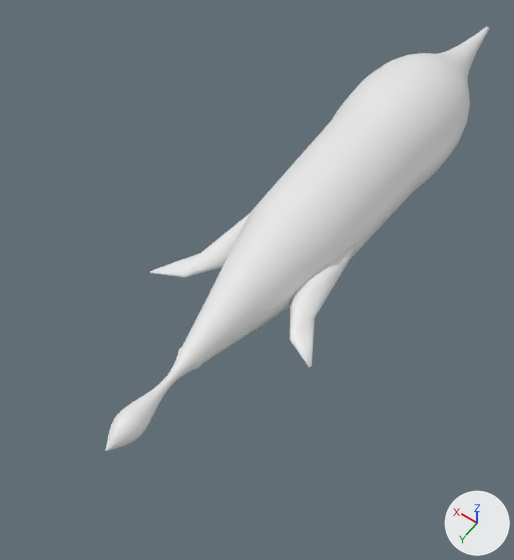
A saved change to the glTF model frontend/public/fish511.glb.
Camera for both pictures: a camera (50 mm lens) standing at (-5.06, 5.04, 11.26) and looking at (0.5, -2.74, -0.98). The axes (+X, +Y, +Z) are drawn at lower right. The lights are the same throughout. The picture after the commit comes second. Vertices at exactly the same position are counted once.

In view in the first picture: 'Fish'.
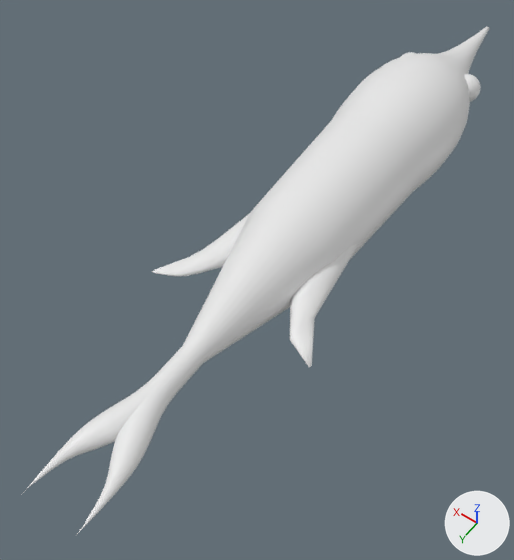
What differs and where, as boxes (x1, y1, x2, y2) in the pictures (514 x 560 px):
'Fish', reshaped (22% wider, 20% taller)
    before: (105, 27, 489, 451)
    after: (21, 27, 489, 534)
part 1 of me_headmesh5_070, added
    after: (464, 74, 481, 102)
part 2 of me_headmesh5_070, built on
    before: (105, 253, 223, 451)
    after: (21, 213, 250, 534)

What the commit changed:
Material 'Material.679' (mat_material_679) is new.
Its base color is (0.0465, 0.203, 0.8) (blue #3d7ce7).
Material 'TailMaterial.339' (mat_tailmaterial_339) is new.
Its base color is (0.8, 0.8, 0.8) (white #e7e7e7).
me_headmesh5_070 is used by ob_fish; location (0.0, 0.0, 0.0).
me_headmesh5_070 had 3872 vertices, 7732 faces and spanned x -1.9..1.9, y -13.0..2.3, z -1.4..1.4.
me_headmesh5_070 now has 6309 vertices, 12476 faces and spans x -1.9..1.9, y -13.0..3.7, z -1.4..1.4.
me_headmesh5_070 part 1: a new loose piece of 482 vertices spanning x -1.1..-0.4, y -10.2..-9.5, z -0.1..0.6.
me_headmesh5_070 part 2: 345 vertices moved from x -0.2..1.9, y -3.2..2.2, z -0.2..0.2 to x -0.5..1.9, y -3.2..3.0, z -0.3..0.3; 1071 vertices removed from x -0.3..1.9, y -2.0..2.3, z -0.3..0.3; 2544 vertices added at x -0.6..1.9, y -4.4..3.7, z -0.3..0.3.
Other edits to the shape of me_headmesh5_070 do not show in these pictures.
me_headmesh5_070 gains material mat_material_679 (blue #3d7ce7).
me_headmesh5_070 gains material mat_tailmaterial_339 (white #e7e7e7).
